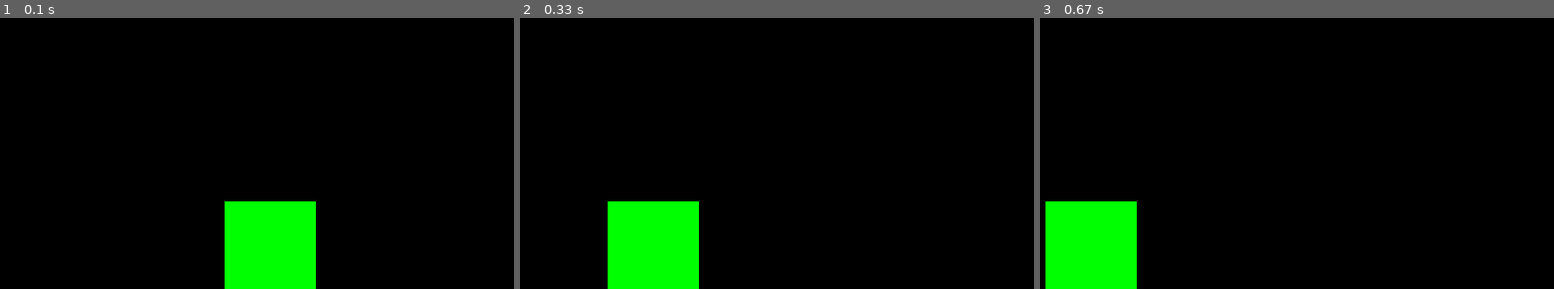
Above: before the commit, frames 1-3 (left to right).
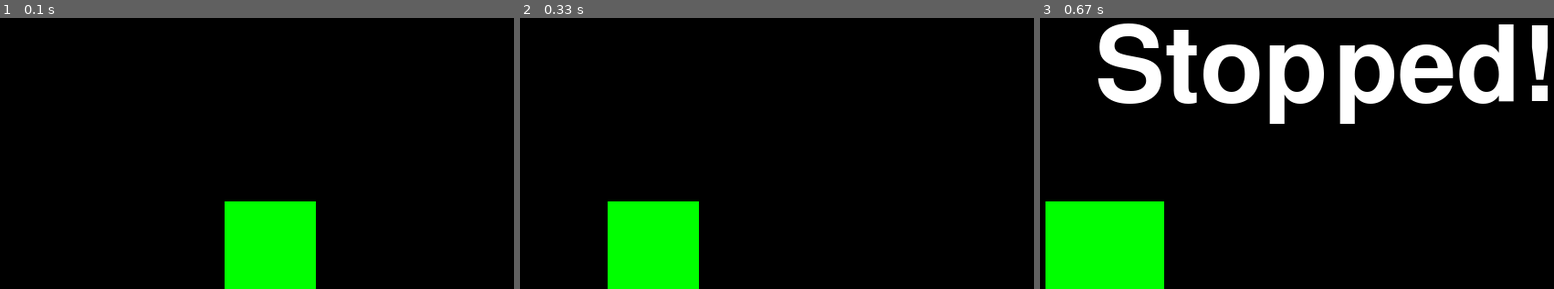
Above: after the commit, the same moments.

Repository: icesotope41/tryingOutPyGame
Game: pygame game, started from src/app.py
Same seed, same stepped clock (60 frames per second), same inputs: the game is played once before the commit and once after it.
Inputs (mouse positions are in pixels of both pictures, inside the frame that each line leads up to):
- Up to frame 1 (0.1 s): no input
- Up to frame 2 (0.33 s): no input
- Up to frame 3 (0.67 s): click (1091, 245) at 0.4 s

Frames 1-2 are identical in both runs. In frame 3, 14% of the frame differs, in the area x 11-99%, y 2-100%.

Commit message:
Added gameover screen to first game.

Diff:
--- a/src/app.py
+++ b/src/app.py
@@ -5,13 +5,13 @@
 screenWidth = 720
 
 def text_objects(text, font):
-    textSurface = font.render(text, True, colours["black"])
+    textSurface = font.render(text, True, colours["white"])
     return textSurface, textSurface.get_rect()
 
 
 def message_display(text):
-    largeText = pygame.font.Font('freesansbold.ttf',115)
-    TextSurf, TextRect = text_objects(text, largeText)
+    textFont = pygame.font.Font('freesansbold.ttf',115)
+    TextSurf, TextRect = text_objects(text, textFont)
     TextRect.center = ((screenWidth/2),(screenHeight/2))
     screen.blit(TextSurf, TextRect)
 
@@ -49,7 +49,9 @@
         pygame.time.delay(t)
 
     #main loop
+    gameOver = False
     running = True
+
     while running:
         gameEvents = pygame.event.get()
 
@@ -80,12 +82,18 @@
 
         checkCollide(gameEvents, x, y)
         if pos[0] > x and pos[0] < x + 100 and pos[1] > y and pos[1] < y + 100:
-                xChange = 0
-                yChange = 0
+            xChange = 0
+            yChange = 0
+            message_display('Stopped!')
+            gameOver = True
 
         pygame.display.update()
         pause(50)
-        screen.fill(colours["black"])
+
+        if not gameOver == True:
+            screen.fill(colours["black"])
+            print("gameover = {}".format(not gameOver == True))
+
         #print("({},{})".format(x,y))
         pygame.display.update()
 
